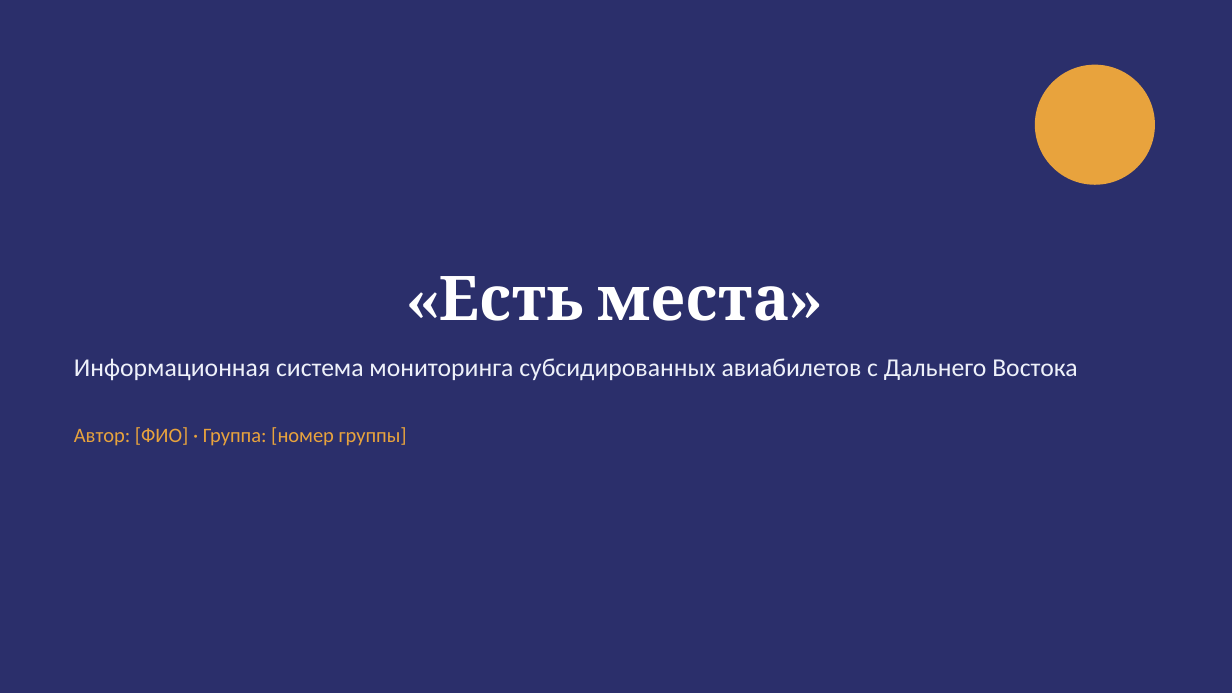
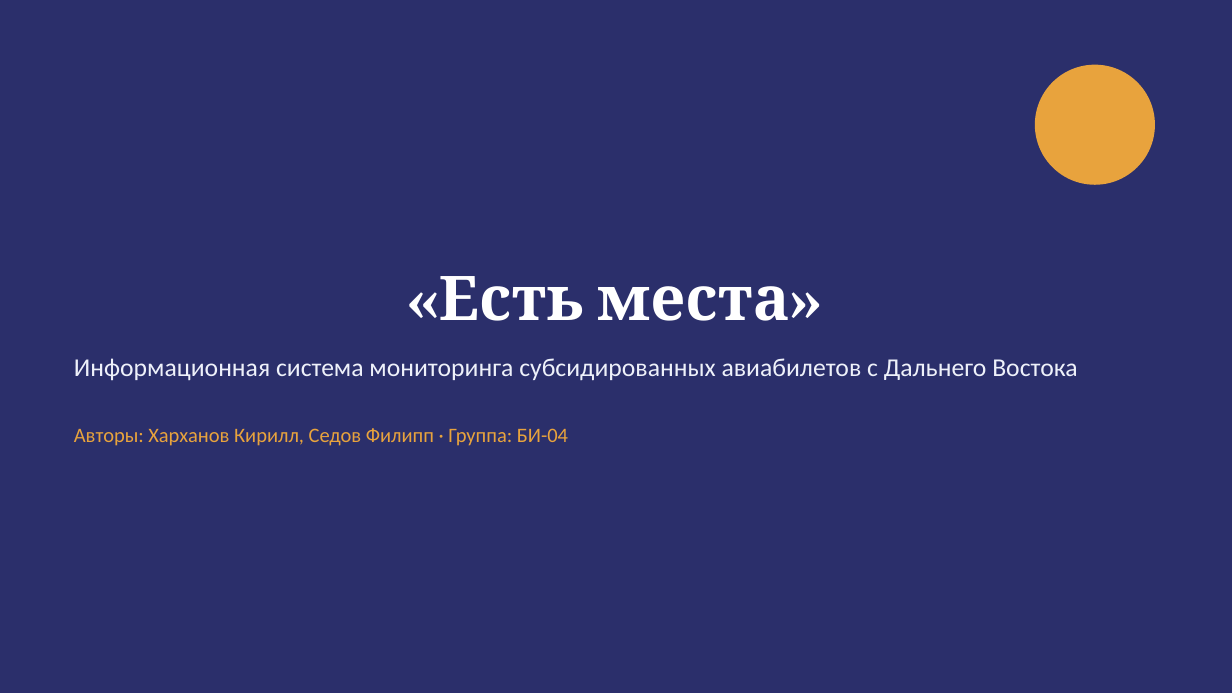
Before and after one commit to ekie11/subsidy-flights, a slide deck: slide 1 of presentation/est-mesta-pr2.pptx. Drawn at 1232x693 pixels with LibreOffice and Linux fonts; fonts in the diff are those of the drawing. Boxes give left, top, right and bottom in pixels: in the first picture for what was removed or moved away, otherwise in the second. Text is boxed around its words. In the diff, an @@ line names an element or a change of style, - is before the commit and + after.

```diff
--- a/presentation/est-mesta-pr2.pptx
+++ b/presentation/est-mesta-pr2.pptx
@@ text at (74, 428, 568, 446): text changed @@
-Автор: [ФИО] · Группа: [номер группы]
+Авторы: Харханов Кирилл, Седов Филипп · Группа: БИ-04
```
Also in this commit, not shown: 1 other file.
